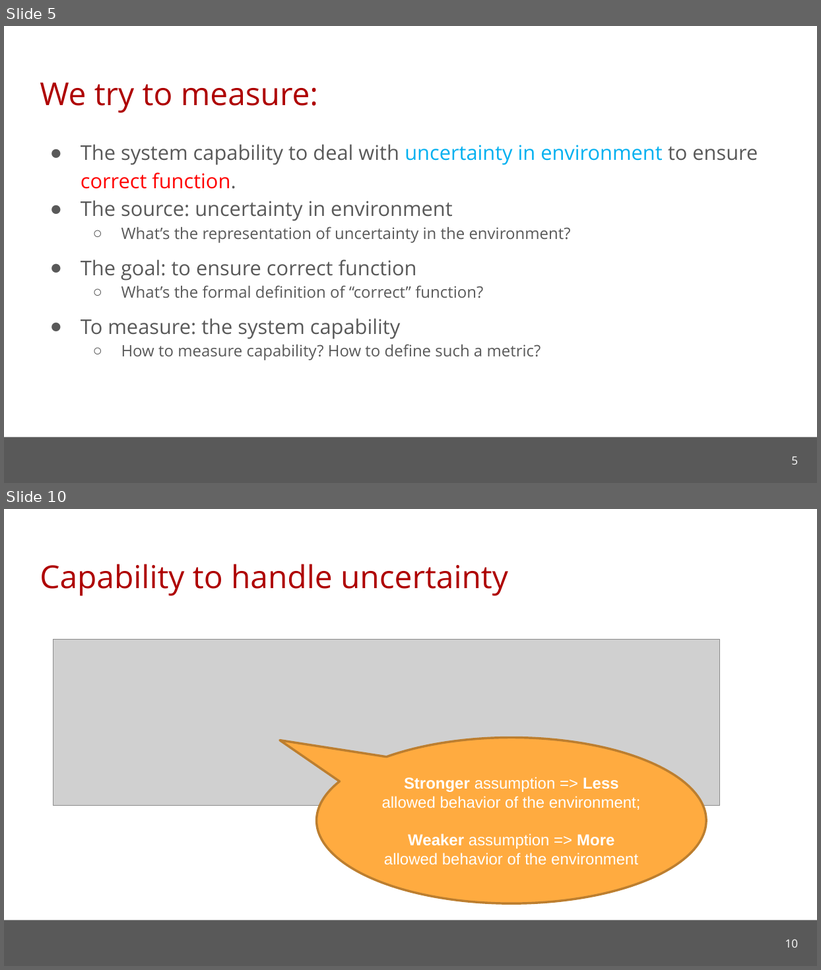
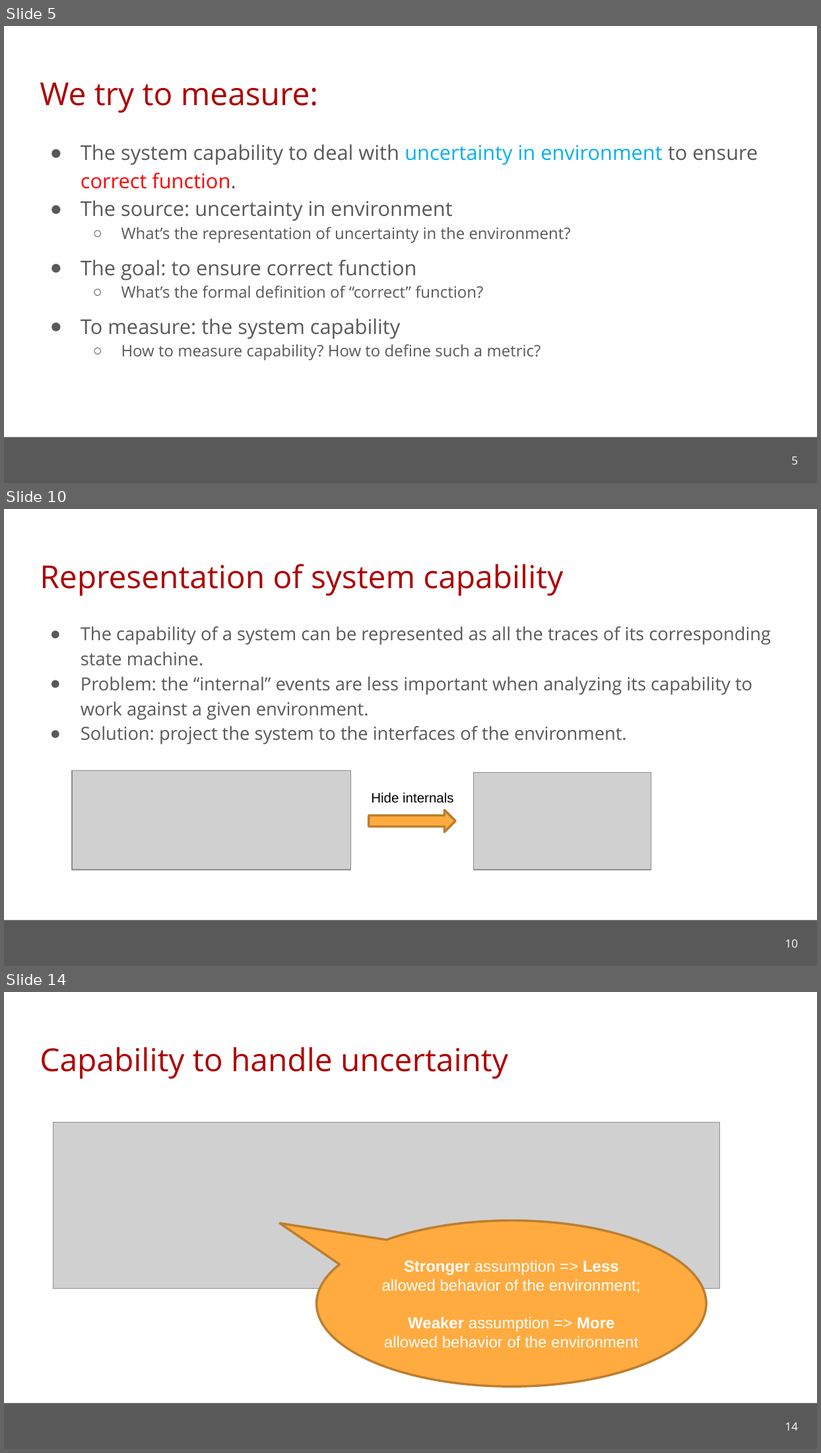
Before and after one commit to cmu-soda/Robustness, a slide deck: Robustness.pptx. Shown one above the other, each under a label of ours: slides 5 and 10 before the commit, slides 5, 10 and 14 after it; the slides between them are not shown. The pictures are 821x970 and 821x1453 pixels, drawn with LibreOffice and Linux fonts; fonts in the diff are those of the drawing; grey boxes stand for pictures; background and template pictures are left out. Boxes give left, top, right and bottom in pixels: in the first picture for what was removed or moved away, otherwise in the second. Text is boxed around its words. In the diff, an @@ line names an element or a change of style, - is before the commit and + after.

```diff
--- a/Robustness.pptx
+++ b/Robustness.pptx
@@ slide 10 added at bbox=[4, 509, 817, 966], background #FFFFFF; not listed: 1 template element that a slide beside it also shows @@
@@ title added at bbox=[40, 564, 563, 596], 28 pt, text #AE0000 @@
+Representation of system capability
@@ text added at bbox=[81, 626, 771, 745], 16 pt, text #595959 @@
+● The capability of a system can be represented as all the traces of its corresponding state machine.
+● Problem: the “internal” events are less important when analyzing its capability to work against a given environment.
+● Solution: project the system to the interfaces of the environment.
@@ picture added at bbox=[72, 771, 351, 870] @@
@@ picture added at bbox=[473, 773, 651, 870] @@
@@ text added at bbox=[371, 793, 453, 803], 12 pt, text #000000 @@
+Hide internals
@@ right arrow added at bbox=[369, 810, 456, 832], fill #FFAB40, outline #BD7F2F 2 pt @@
@@ page number added at bbox=[785, 939, 798, 948], 10 pt, text #FFFFFF @@
+10
@@ what was slide 10 is now slide 14 @@
@@ page number at bbox=[785, 1422, 798, 1431]: text changed @@
-10
+14
```
Also in this commit, not shown: 4 slides changed, 3 other slides added.
